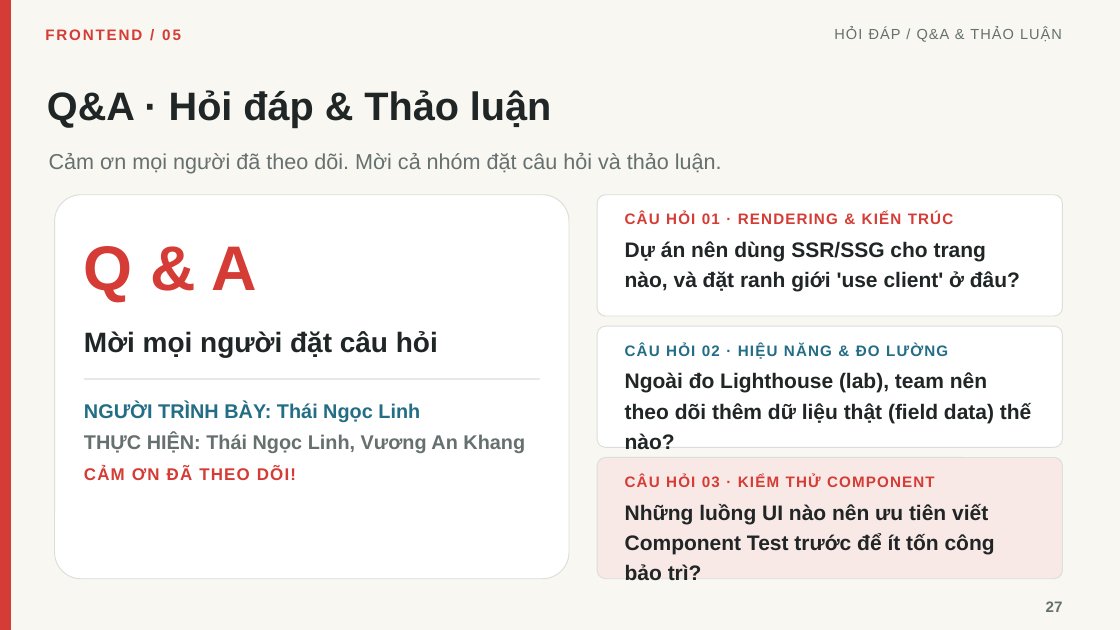
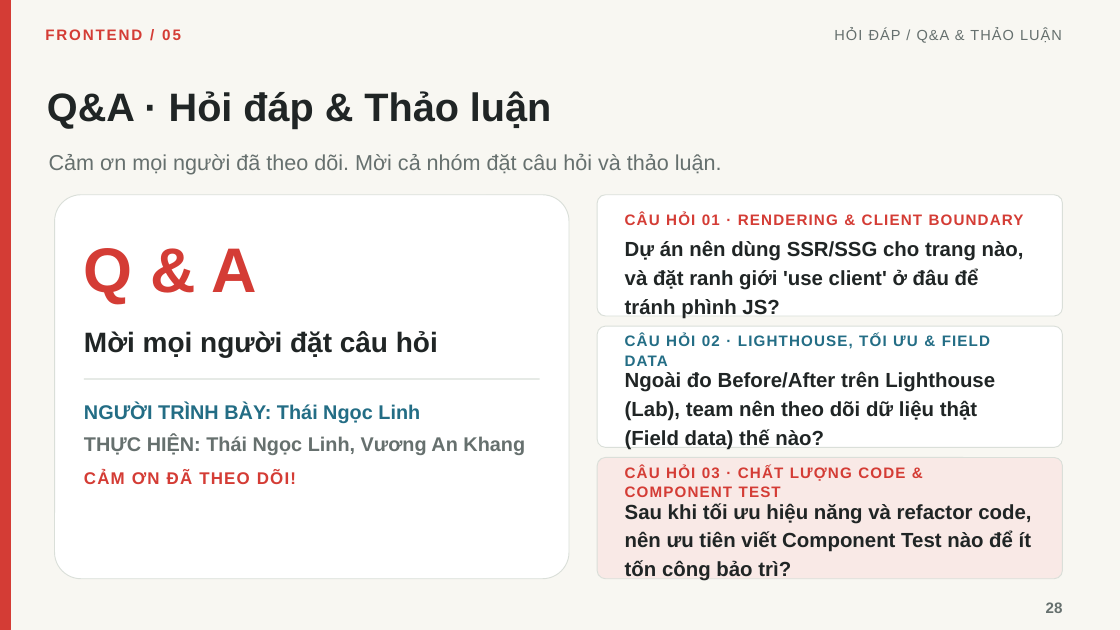
Before and after one commit to linhtn-spec/seminar-nextjs, a slide deck: slide 28 of Seminar_05_Frontend_Roadmap_Tieng_Viet_Da_Chinh_Sua.pptx (slide 27 before the commit). Drawn at 1120x630 pixels with LibreOffice and Linux fonts; fonts in the diff are those of the drawing. Boxes give left, top, right and bottom in pixels: in the first picture for what was removed or moved away, otherwise in the second. Text is boxed around its words. In the diff, an @@ line names an element or a change of style, - is before the commit and + after.

Commit message:
feat: add before-and-after optimization comparison labs and benchmark views

```diff
--- a/Seminar_05_Frontend_Roadmap_Tieng_Viet_Da_Chinh_Sua.pptx
+++ b/Seminar_05_Frontend_Roadmap_Tieng_Viet_Da_Chinh_Sua.pptx
@@ text "Q & A" at (84, 248, 256, 304): line spacing 1 to 1.05 @@
@@ text at (625, 212, 1024, 225): text changed @@
-CÂU HỎI 01 · RENDERING & KIẾN TRÚC
+CÂU HỎI 01 · RENDERING & CLIENT BOUNDARY
@@ text at (625, 240, 1024, 319): text changed; size 18 to 17.5 pt @@
-Dự án nên dùng SSR/SSG cho trang nào, và đặt ranh giới 'use client' ở đâu?
+Dự án nên dùng SSR/SSG cho trang nào, và đặt ranh giới 'use client' ở đâu để tránh phình JS?
@@ text at (625, 334, 990, 366): text changed @@
-CÂU HỎI 02 · HIỆU NĂNG & ĐO LƯỜNG
+CÂU HỎI 02 · LIGHTHOUSE, TỐI ƯU & FIELD DATA
@@ text at (625, 371, 995, 450): text changed; size 18 to 17.5 pt @@
-Ngoài đo Lighthouse (lab), team nên theo dõi thêm dữ liệu thật (field data) thế nào?
+Ngoài đo Before/After trên Lighthouse (Lab), team nên theo dõi dữ liệu thật (Field data) thế nào?
@@ text "NGƯỜI TRÌNH BÀY: Thái Ngọc ..." at (84, 404, 525, 484): line spacing 1 to 1.05 @@
@@ text at (625, 466, 905, 497): text changed @@
-CÂU HỎI 03 · KIỂM THỬ COMPONENT
+CÂU HỎI 03 · CHẤT LƯỢNG CODE & COMPONENT TEST
@@ text at (625, 503, 1031, 581): text changed; size 18 to 17.5 pt @@
-Những luồng UI nào nên ưu tiên viết Component Test trước để ít tốn công bảo trì?
+Sau khi tối ưu hiệu năng và refactor code, nên ưu tiên viết Component Test nào để ít tốn công bảo trì?
@@ text at (1046, 602, 1063, 613): text changed @@
-27
+28
```
Also in this commit, not shown: 19 other slides changed, 8 slides added, 7 slides removed, 25 other files.
